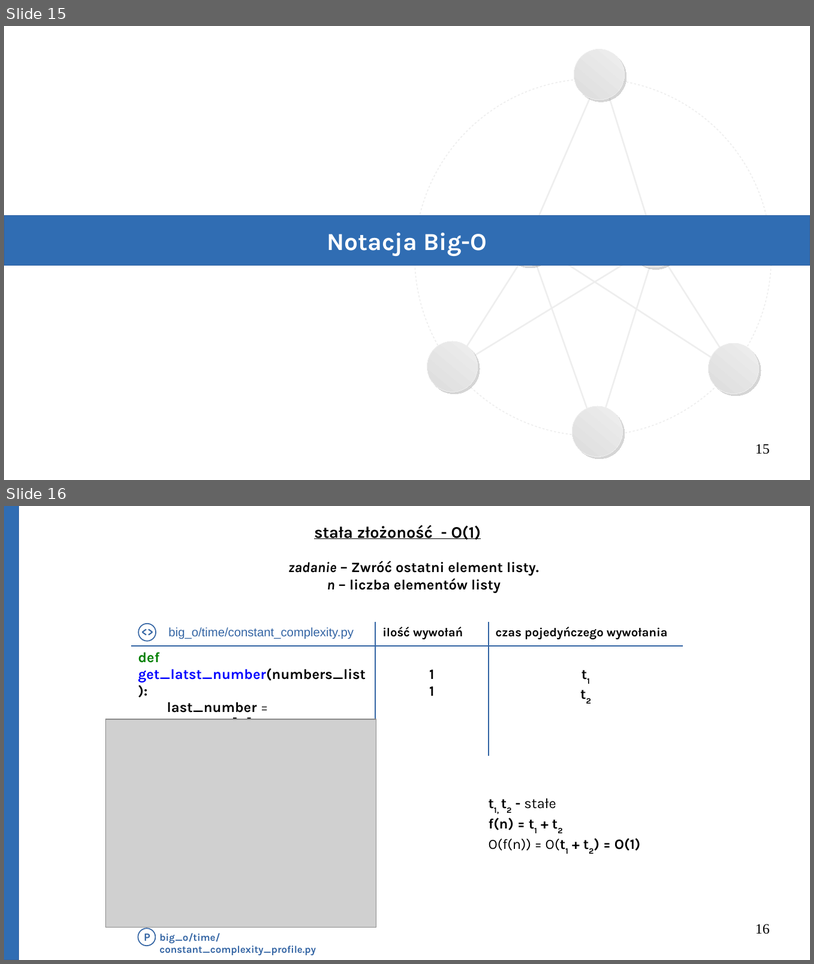
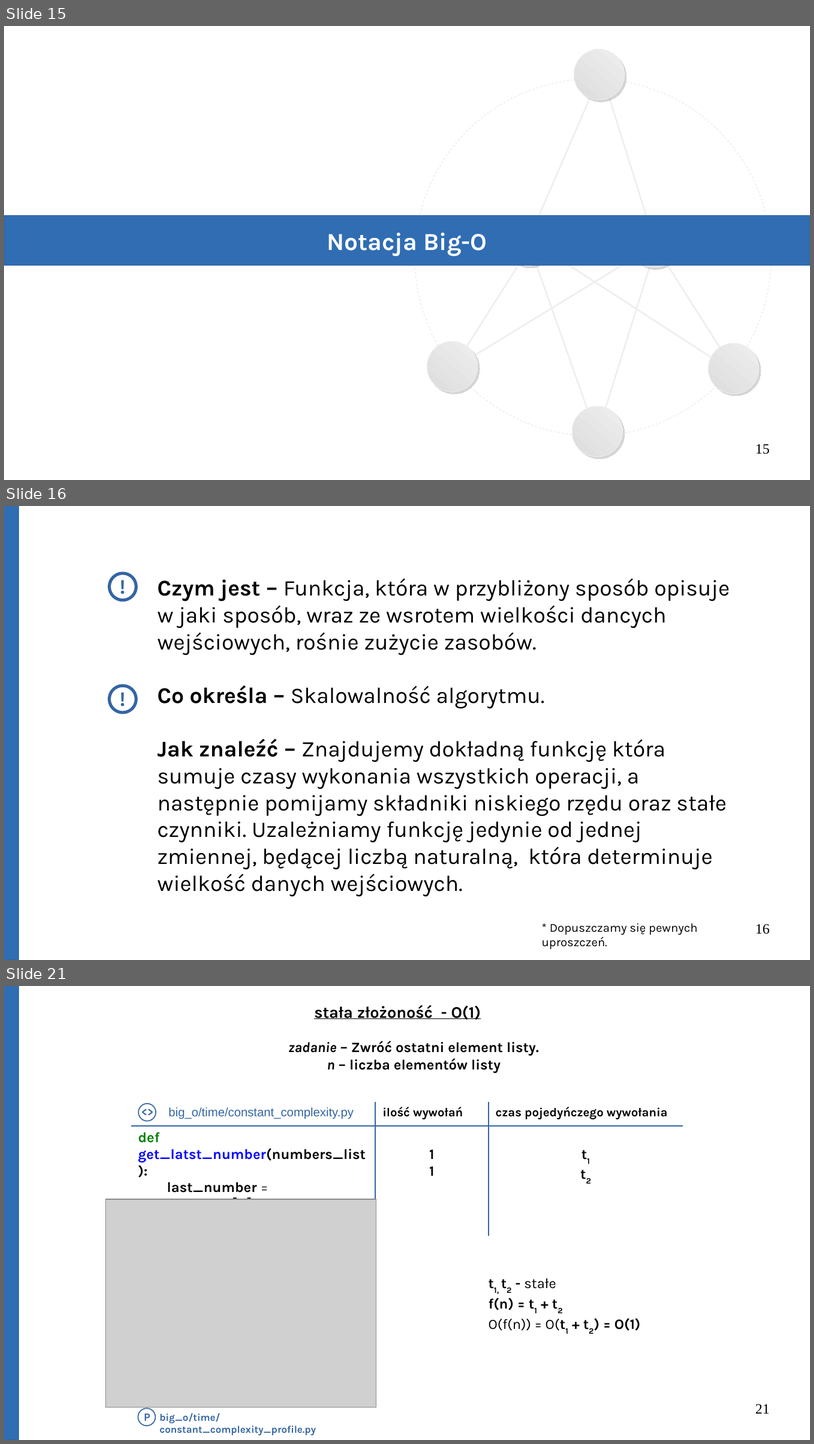
Before and after one commit to Michael-Wisniewski/algorithmic-workshop, a slide deck: gotowa.odp. Shown one above the other, each under a label of ours: slides 15 and 16 before the commit, slides 15, 16 and 21 after it; the slides between them are not shown. The pictures are 814x964 and 814x1444 pixels, drawn with LibreOffice and Linux fonts; fonts in the diff are those of the drawing; grey boxes stand for pictures. Boxes give left, top, right and bottom in pixels: in the first picture for what was removed or moved away, otherwise in the second. Text is boxed around its words. In the diff, an @@ line names an element or a change of style, - is before the commit and + after.

```diff
--- a/gotowa.odp
+++ b/gotowa.odp
@@ slide 16 added at bbox=[4, 506, 810, 960], background #FFFFFF @@
@@ rectangle added at bbox=[4, 506, 18, 960], fill #306DB3, outline #3465A4 0 pt @@
@@ ellipse added at bbox=[110, 573, 137, 600], fill #FFFFFF, outline #3465A4 3 pt @@
@@ text added at bbox=[113, 570, 133, 605], 20 pt, text #3465A4, bold @@
+!
@@ text added at bbox=[113, 572, 134, 607], 20 pt, text #3465A4, bold @@
+!
@@ text added at bbox=[158, 578, 730, 896], 22 pt, text #000000 @@
+Czym jest – Funkcja, która w przybliżony sposób opisuje w jaki sposób, wraz ze wsrotem wielkości dancych wejściowych, rośnie zużycie zasobów.
+Co określa – Skalowalność algorytmu.
+Jak znaleźć – Znajdujemy dokładną funkcję która sumuje czasy wykonania wszystkich operacji, a następnie pomijamy składniki niskiego rzędu oraz stałe czynniki. Uzależniamy funkcję jedynie od jednej zmiennej, będącej liczbą naturalną, która determinuje wielkość danych wejściowych.
@@ ellipse added at bbox=[110, 685, 137, 712], fill #FFFFFF, outline #3465A4 3 pt @@
@@ text added at bbox=[113, 682, 133, 717], 20 pt, text #3465A4, bold @@
+!
@@ text added at bbox=[113, 685, 134, 720], 20 pt, text #3465A4, bold @@
+!
@@ text added at bbox=[542, 923, 698, 949], 12 pt, text #000000 @@
+* Dopuszczamy się pewnych uproszczeń.
@@ page number added at bbox=[756, 924, 770, 934], 14 pt, text #000000 @@
+16
@@ what was slide 16 is now slide 21 @@
@@ page number at bbox=[756, 1404, 770, 1413]: text changed @@
-16
+21
```
Also in this commit, not shown: 4 slides changed, 8 other slides added, 1 other file.
